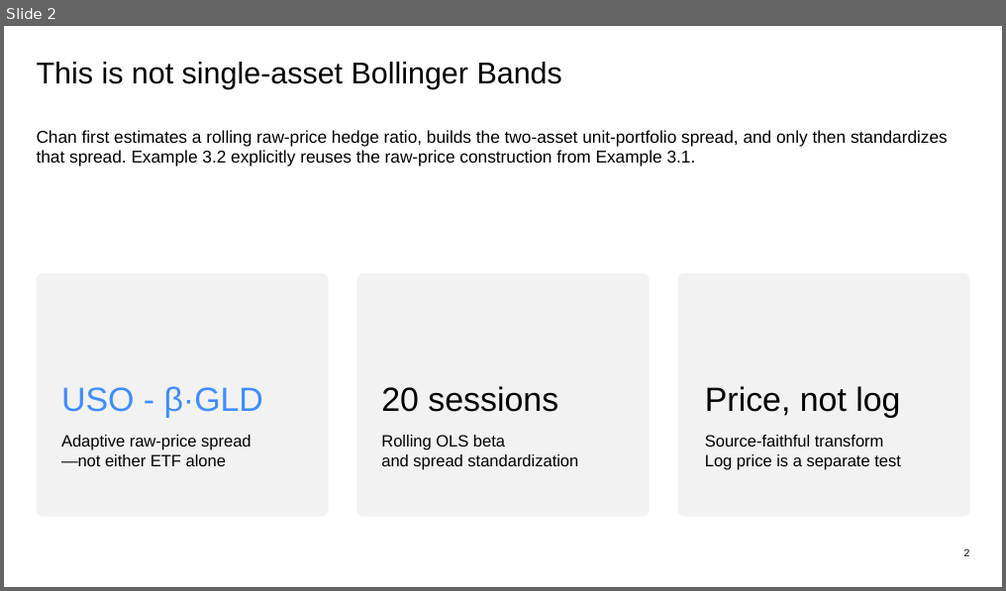
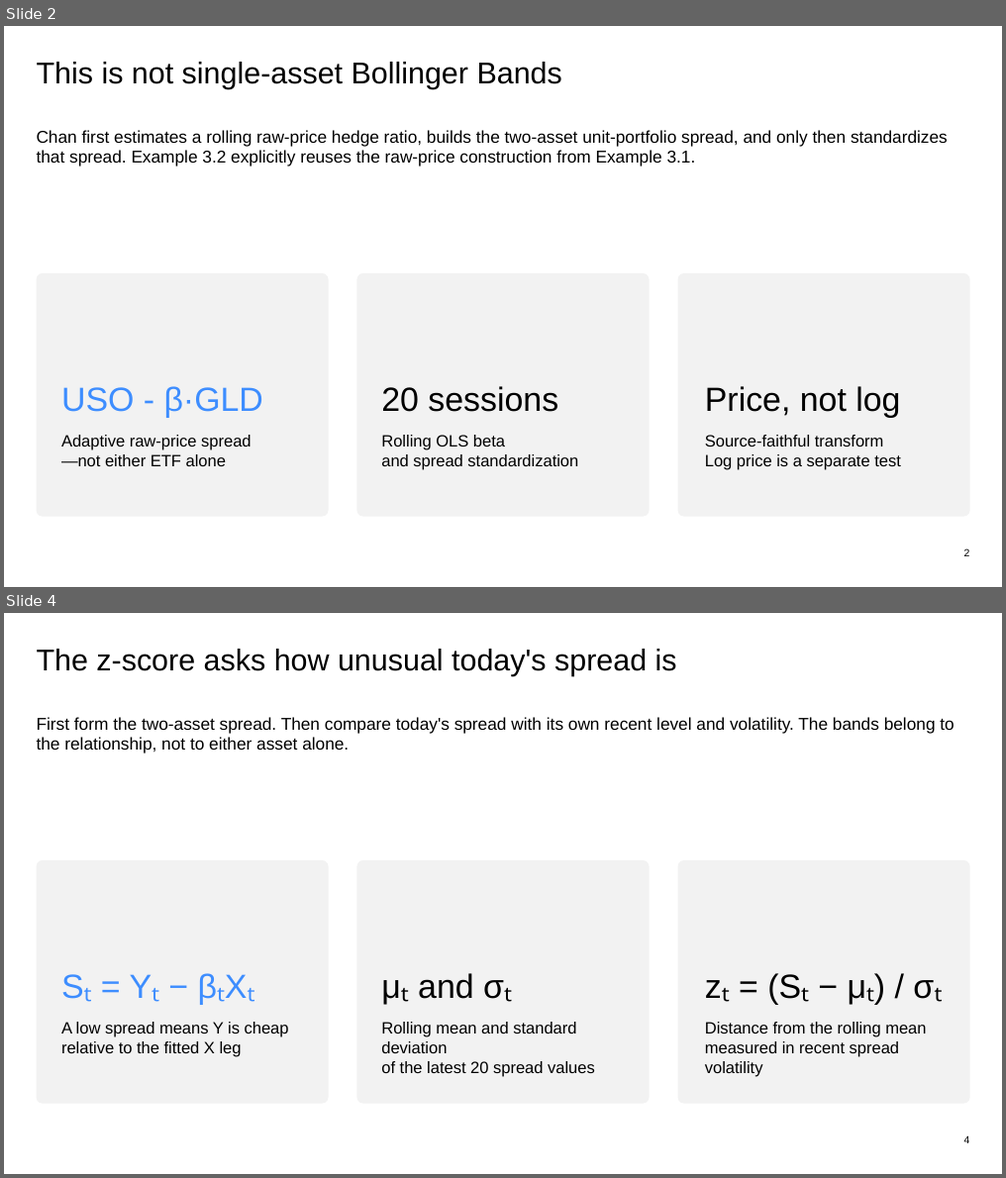
Before and after one commit to Francisc0Franc0/Time-Series-Modeling-Gen5, a slide deck: presentations/gen5_lit_mr_02_1_bollinger_evidence.pptx. Shown one above the other, each under a label of ours: slide 2 before the commit, slides 2 and 4 after it; the slides between them are not shown. The pictures are 1006x591 and 1006x1178 pixels, drawn with LibreOffice and Linux fonts; fonts in the diff are those of the drawing. Boxes give left, top, right and bottom in pixels: in the first picture for what was removed or moved away, otherwise in the second. Text is boxed around its words. In the diff, an @@ line names an element or a change of style, - is before the commit and + after.

```diff
--- a/presentations/gen5_lit_mr_02_1_bollinger_evidence.pptx
+++ b/presentations/gen5_lit_mr_02_1_bollinger_evidence.pptx
@@ slide 4 added at <box>4,613,1002,1174</box>, background #FFFFFF @@
@@ text added at <box>37,649,677,676</box>, 29 pt, text #000000 @@
+The z-score asks how unusual today's spread is
@@ text added at <box>37,717,953,754</box>, 16.5 pt, text #000000 @@
+First form the two-asset spread. Then compare today's spread with its own recent level and volatility. The bands belong to the relationship, not to either asset alone.
@@ rounded rectangle added at <box>37,861,328,1104</box>, fill #F2F2F2 @@
@@ rounded rectangle added at <box>357,861,649,1104</box>, fill #F2F2F2 @@
@@ rounded rectangle added at <box>678,861,969,1104</box>, fill #F2F2F2 @@
@@ text added at <box>61,894,303,1005</box>, 32.2 pt, text #3D8DFF @@
+Sₜ = Yₜ − βₜXₜ
@@ text added at <box>705,894,945,1005</box>, 32.2 pt, text #000000 @@
+zₜ = (Sₜ − μₜ) / σₜ
@@ text added at <box>418,973,474,999</box>, 32.2 pt, text #000000 @@
+μₜ and σₜ
@@ text added at <box>61,1022,289,1058</box>, 15.8 pt, text #000000 @@
+A low spread means Y is cheap
+relative to the fitted X leg
@@ text added at <box>381,1022,595,1077</box>, 15.8 pt, text #000000 @@
+Rolling mean and standard deviation
+of the latest 20 spread values
@@ text added at <box>705,1022,926,1077</box>, 15.8 pt, text #000000 @@
+Distance from the rolling mean
+measured in recent spread volatility
@@ text added at <box>964,1136,970,1144</box>, 10 pt, text #000000 @@
+4
```
Also in this commit, not shown: 7 slides changed, 8 other slides added, 1 slide removed, 9 other files.
